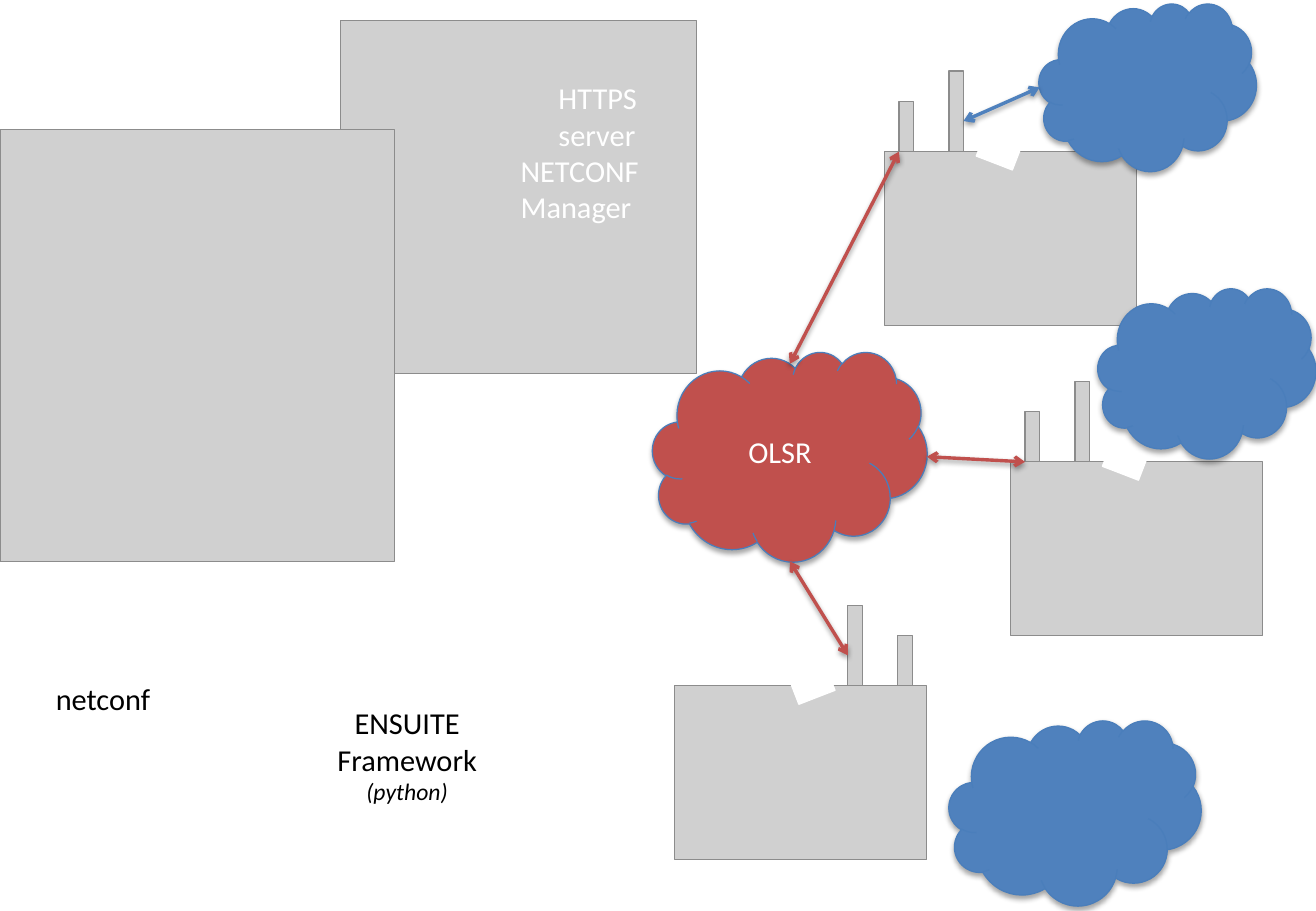
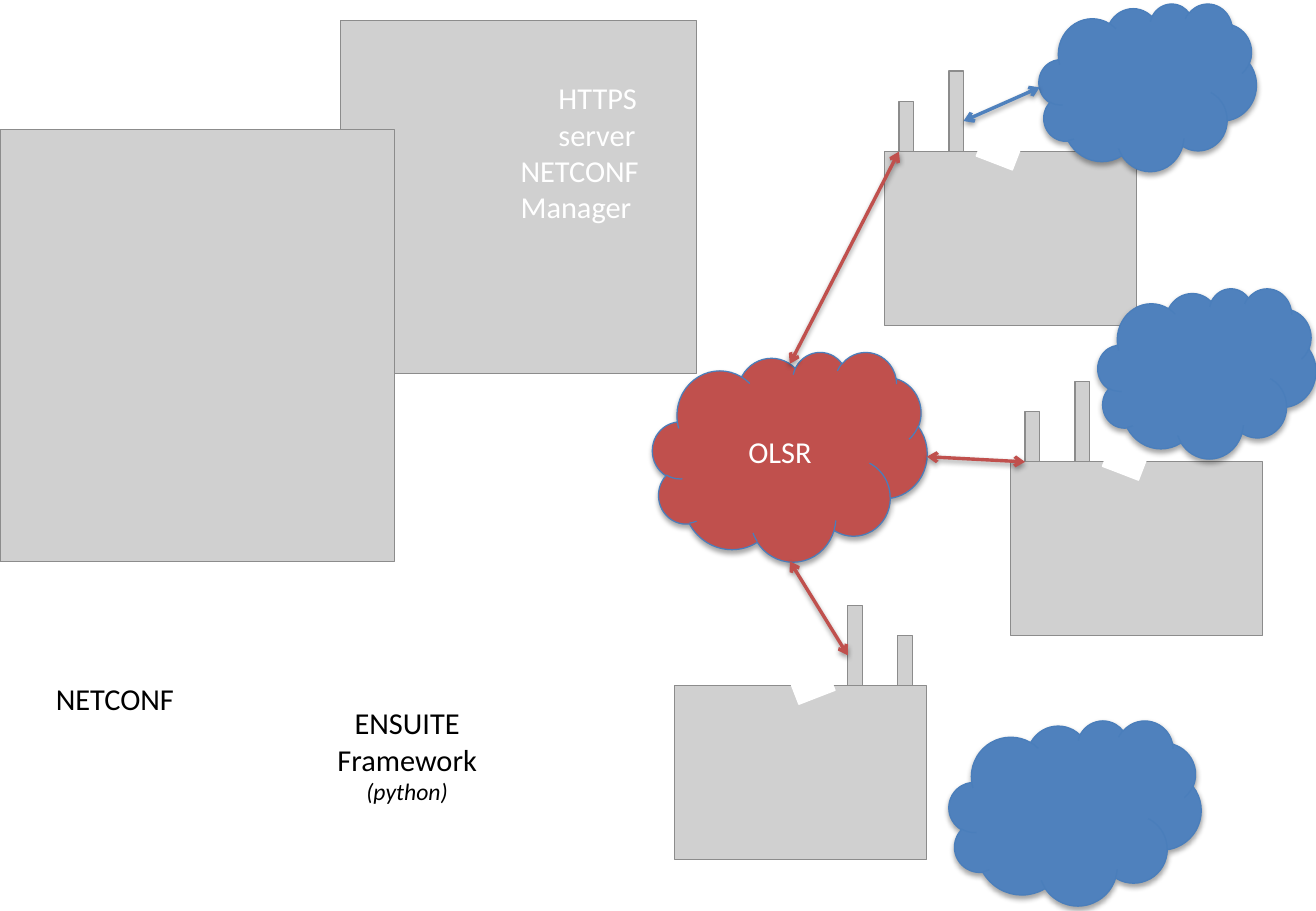
Before and after one commit to AaronNGray/jYang, a slide deck: slide 12 of yang-manager/reports/YangArchi.pptx. Drawn at 1316x911 pixels with LibreOffice and Linux fonts; fonts in the diff are those of the drawing; grey boxes stand for pictures. Boxes give left, top, right and bottom in pixels: in the first picture for what was removed or moved away, otherwise in the second. Text is boxed around its words. In the diff, an @@ line names an element or a change of style, - is before the commit and + after.

```diff
--- a/yang-manager/reports/YangArchi.pptx
+++ b/yang-manager/reports/YangArchi.pptx
@@ text at [56,690,174,711]: text changed @@
-netconf
+NETCONF
```
Also in this commit, not shown: 10 other slides changed, 1 other file.
